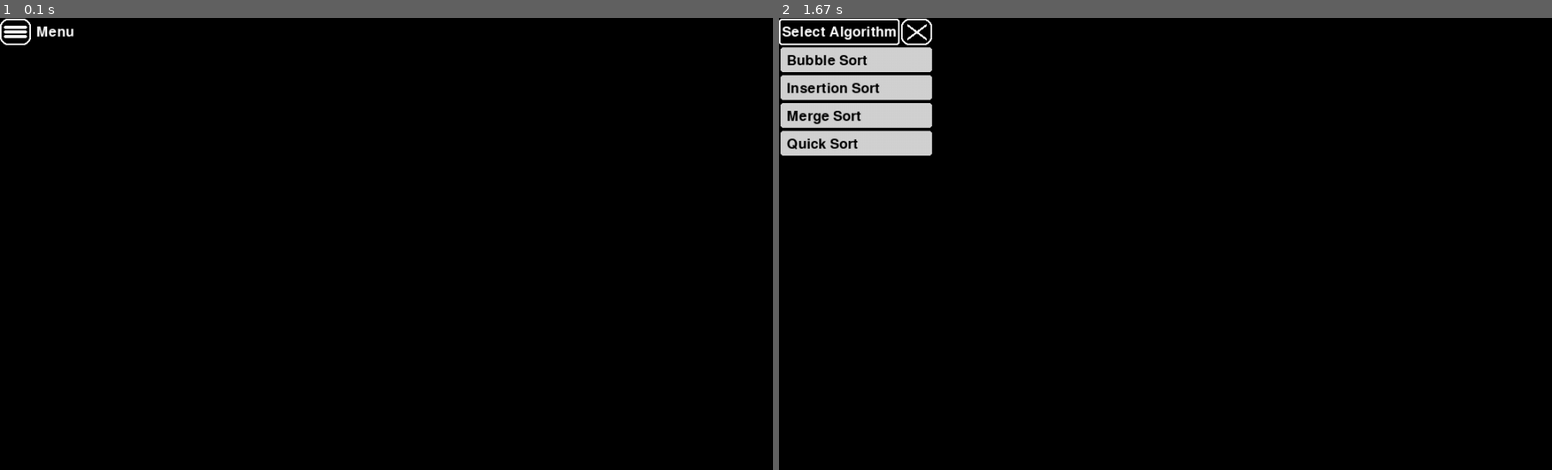
Above: before the commit, frames 1-2 (left to right).
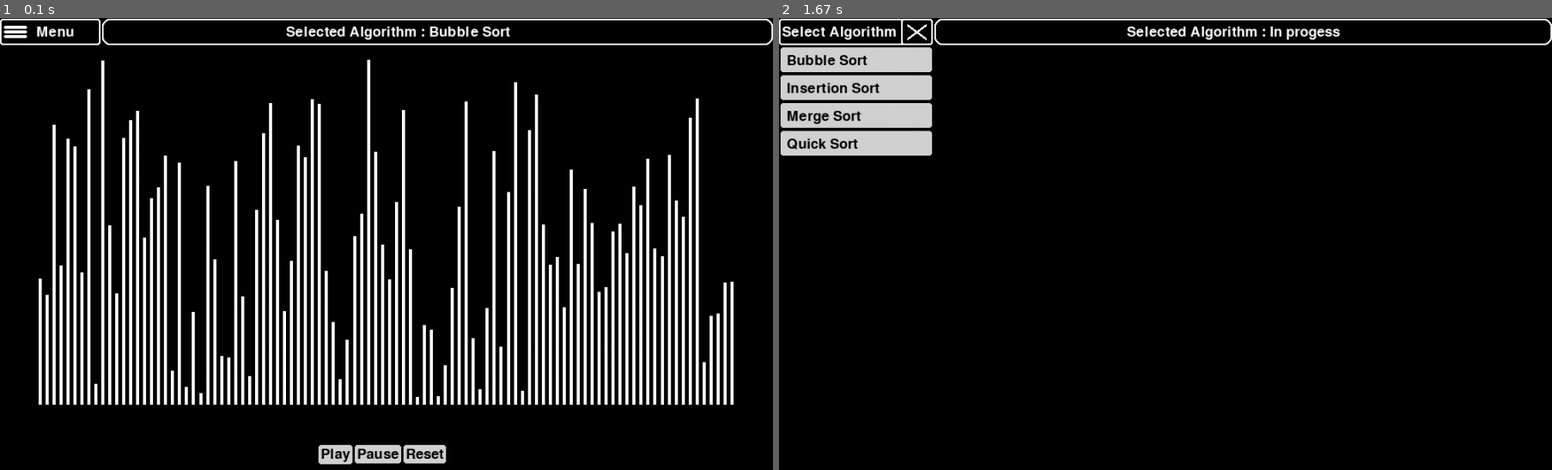
Above: after the commit, the same moments.

Repository: Colilhasnel/AlgorithmVisualizer_pygame
Game: pygame game, started from Visualizer.py
Same seed, same stepped clock (60 frames per second), same inputs: the game is played once before the commit and once after it.
Inputs (mouse positions are in pixels of both pictures, inside the frame that each line leads up to):
- Up to frame 1 (0.1 s): no input
- Up to frame 2 (1.67 s): click (794, 31) at 0.38 s; click (918, 31) at 1.28 s; click (794, 31) at 1.62 s

The runs differ from the first frame. In frame 1, 20% of the frame differs, in the area x 0-100%, y 0-99%; in frame 2, 1.4%.

Commit message:
Bubble Sort algorithm added to visualizer, debugging required

Diff:
--- a/Visualizer.py
+++ b/Visualizer.py
@@ -1,5 +1,6 @@
 import pygame
 import buttons_class
+import display_algorithms.bubble_sort
 
 pygame.init()
 
@@ -22,11 +23,14 @@
             self.select_button.x_pos, self.select_button.y_pos, self.select_button.width, self.select_button.height)
         self.select_button.Draw()
 
+    def check_click(self):
+        return self.select_button.check_click()
 
 def main():
     menu_button = buttons_class.Button(0, 1, "", False, True)
-    menu_button.button_rect = pygame.Rect(0, 1, 40, 34)
-    pygame.draw.rect(window, 'white', menu_button.button_rect, 2, 10)
+    menu_button.button_rect = pygame.Rect(0, 1, 130, 34)
+
+    pygame.draw.rect(window, 'white', menu_button.button_rect, 2, 3)
     pygame.draw.rect(window, 'white', pygame.Rect(
         5, 10, 30, 4), border_radius=3)
     pygame.draw.rect(window, 'white', pygame.Rect(
@@ -35,39 +39,61 @@
         5, 22, 30, 4), border_radius=3)
     heading = font1.render("Menu", True, 'white')
     window.blit(heading, (47, 9))
+
     if menu_button.check_click():
-        return True
-    return False
-
+        return "Menu"
+    return "Main"
 
 def menu():
     menu_button = buttons_class.Button(158, 1, "", False, True)
-    menu_button.button_rect = pygame.Rect(158, 1, 40, 34)
-    pygame.draw.rect(window, 'white', menu_button.button_rect, 2, 10)
+    menu_button.button_rect = pygame.Rect(158, 1, 41, 34)
+    pygame.draw.rect(window, 'white', menu_button.button_rect, 2, 3)
     pygame.draw.line(window, 'white', (166, 9), (190,27), 3)
     pygame.draw.line(window, 'white', (190, 9), (166, 27), 3)
-    pygame.draw.rect(window, 'white', pygame.Rect(0, 1, 156, 34), 2, 3)
+    pygame.draw.rect(window, 'white', pygame.Rect(0, 1, 199, 34), 2, 3)
     heading = font1.render("Select Algorithm", True, 'white')
     window.blit(heading, (4, 9))
     bubble_sort_button = Select_Algorithm(1, "Bubble Sort")
     insertion_sort_button = Select_Algorithm(2, "Insertion Sort")
     merge_sort_button = Select_Algorithm(3, "Merge Sort")
     quick_sort_button = Select_Algorithm(4, "Quick Sort")
+
+    pygame.draw.rect(window, 'white', pygame.Rect(201, 1, 799, 34), 2, 10)
+    heading2 = font1.render("Selected Algorithm : In progess", True, 'white')
+    window.blit(heading2, (450,9))
+
     if menu_button.check_click():
-        return False
-    return True
+        return "Main"
+    elif bubble_sort_button.check_click():
+        return "Bubble Sort"
+    elif insertion_sort_button.check_click():
+        return "Insertion Sort"
+    elif merge_sort_button.check_click():
+        return "Merge Sort"
+    elif quick_sort_button.check_click():
+        return "Quick Sort"
+    return "Menu"
 
 
-open_menu = False
+screen = "Main"
+selection = "Bubble Sort"
 running = True
 while running:
     window.fill('black')
     timer.tick(fps)
 
-    if open_menu:
-        open_menu = menu()
-    else:
-        open_menu = main()
+    if screen == "Menu":
+        screen = menu()
+        if screen != "Main" and screen != "Menu":
+            selection = screen
+            screen = "Main"
+    elif screen == "Main":
+        screen = main()
+        pygame.draw.rect(window, 'white', pygame.Rect(132, 1, 868, 34), 2, 10)
+        heading2 = font1.render("Selected Algorithm : " + selection, True, 'white')
+        window.blit(heading2, (370,9))
+        if selection == "Bubble Sort":
+            display_algorithms.bubble_sort.display()
 
     for event in pygame.event.get():
         if event.type == pygame.QUIT:
--- a/buttons_class.py
+++ b/buttons_class.py
@@ -3,7 +3,7 @@
 
 pygame.init()
 
-window = pygame.display.set_mode((800, 600), pygame.RESIZABLE)
+window = pygame.display.set_mode((1000, 600), pygame.RESIZABLE)
 # fps = 60
 # timer = pygame.time.Clock()
 font = pygame.font.Font('freesansbold.ttf', 18)
--- /dev/null
+++ b/display_algorithms/bubble_sort.py
@@ -0,0 +1,59 @@
+import pygame
+import random
+import buttons_class
+
+pygame.init()
+
+window = pygame.display.set_mode((1000, 600), pygame.RESIZABLE)
+
+data_array = random.sample(range(1, 450), 100)
+
+for i, num in enumerate(data_array):
+    data_array[i] = [num, 'white']
+
+window_height = 550
+window_width = 1000
+
+margins = 5*window_width/100
+bar_width = (window_width - 2*margins)/(2*len(data_array)-1)
+bar_gap = bar_width
+
+max_height = max(data_array)
+
+def swap():
+    pass
+
+def display():
+    play_button = buttons_class.Button(410, 550, "Play", True, True)
+    pause_button = buttons_class.Button(457, 550, "Pause", True, True)
+    reset_button = buttons_class.Button(520, 550, "Reset", True, True)
+    draw_screen()
+    if play_button.check_click():
+        Bubble_sort()
+
+
+def draw_screen():
+    for index, element in enumerate(data_array):
+        x = margins + index*(bar_width + bar_gap)
+        y = window_height - margins - element[0]
+        rect = pygame.Rect(x, y, bar_width, element[0])
+        pygame.draw.rect(window, element[1], rect)
+
+
+def Bubble_sort():
+    n = len(data_array)
+    for i in range(0, n-1):
+        for j in range(0, n-i-1):
+            data_array[j][1] = 'red'
+            data_array[j+1][1] = 'red'
+            draw_screen()
+            pygame.display.update()
+            if (data_array[j][0] > data_array[j+1][0]):
+                temp = data_array[j]
+                data_array[j] = data_array[j+1]
+                data_array[j+1] = temp
+            data_array[j][1] = 'white'
+            data_array[j+1][1] = 'white'
+            draw_screen()
+            pygame.display.update()
+        data_array[n-i-1][1] = 'green'
Empty file added: display_algorithms/__init__.py
